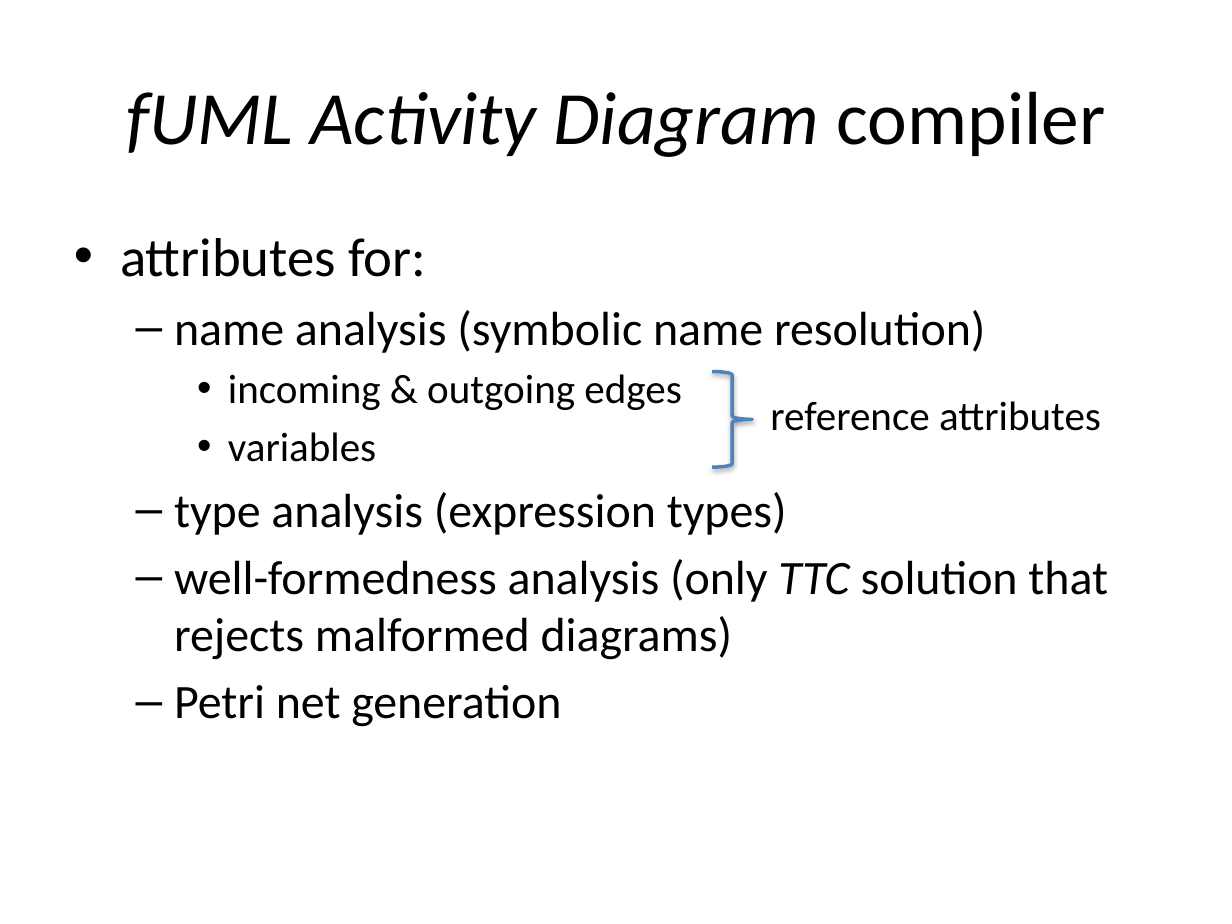
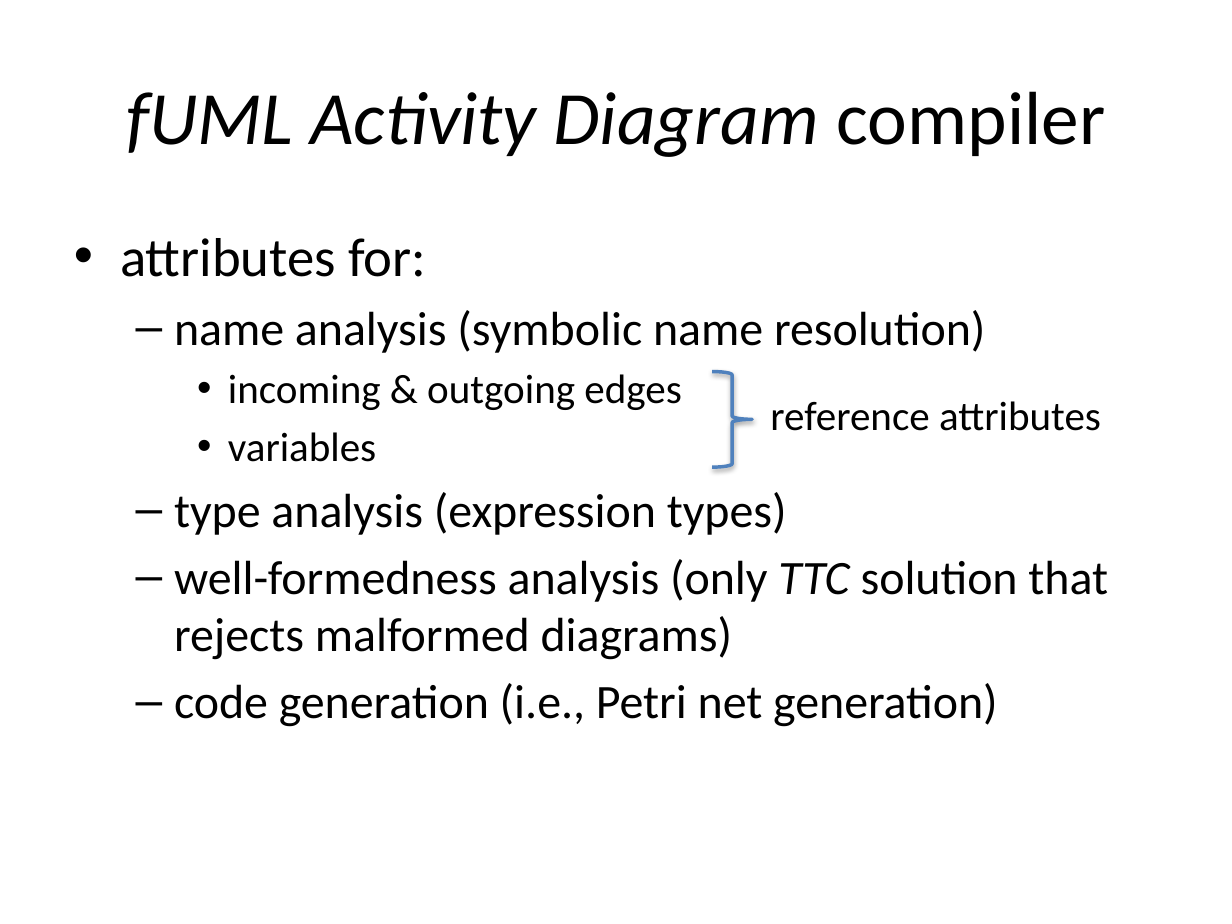
Before and after one commit to christoff-buerger/racr, a slide deck: slide 10 of examples/ttc-2015-fuml-activity-diagrams/documentation/figures/solution-presentation.pptx. Drawn at 1232x924 pixels with LibreOffice and Linux fonts; fonts in the diff are those of the drawing. Boxes give left, top, right and bottom in pixels: in the first picture for what was removed or moved away, otherwise in the second. Text is boxed around its words. In the diff, an @@ line names an element or a change of style, - is before the commit and + after.

Commit message:
Examples (ttc-2015-fuml-activity-diagrams, documentation): Updated solution presentation.

```diff
--- a/examples/ttc-2015-fuml-activity-diagrams/documentation/figures/solution-presentation.pptx
+++ b/examples/ttc-2015-fuml-activity-diagrams/documentation/figures/solution-presentation.pptx
@@ text at <box>174,683,998,727</box>: text changed @@
-  – Petri net generation
+  – code generation (i.e., Petri net generation)
```
Also in this commit, not shown: 4 other slides changed, 4 slides added, 1 slide removed, 1 other file.
